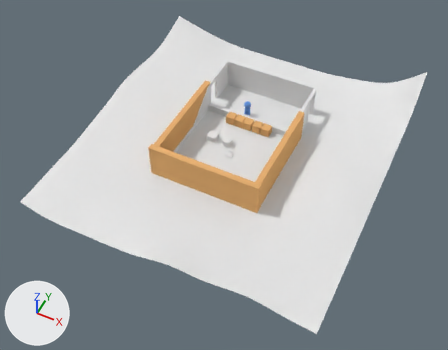
Two versions of the Blender file ld40_moreworse/ld40_moreworse/assets/WORSE_warehouse.blend, one commit apart.
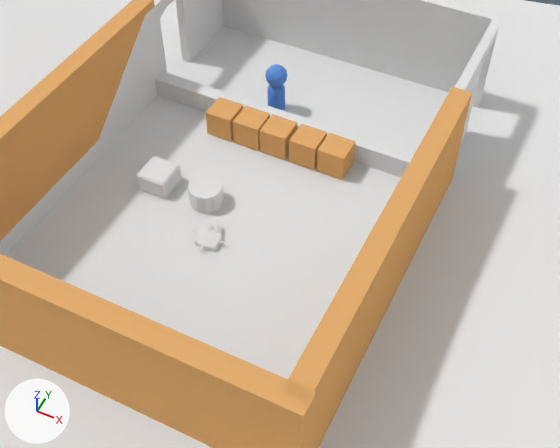
Each version appears first whole from a 50 mm camera at (126.4, -260.8, 303.9) aimed at (3.2, -14.4, -4.1), and next in a close-up from a 50 mm camera at (56.7, -82.4, 115.7) aimed at (9.3, 12.4, -2.8). Every picture has the same lights, and +X, +Y and +Z are marked at lower left.

Objects in the first close-up: 'CRATE_Barrel', 'CRATE_Crate', 'Customer', 'Customer.001', 'Customer.002', 'Customer.003', 'Customer.004', 'ExtGround', 'WH_FloorCounter', 'WH_Walls', '_WallEast', '_WallSouth', '_WallWest', 'robot'.
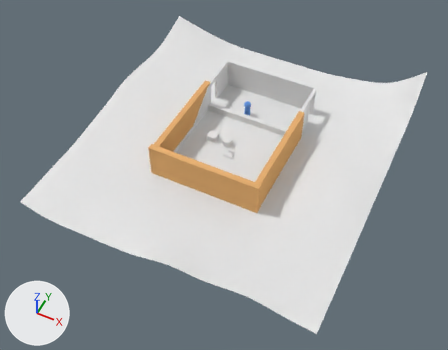
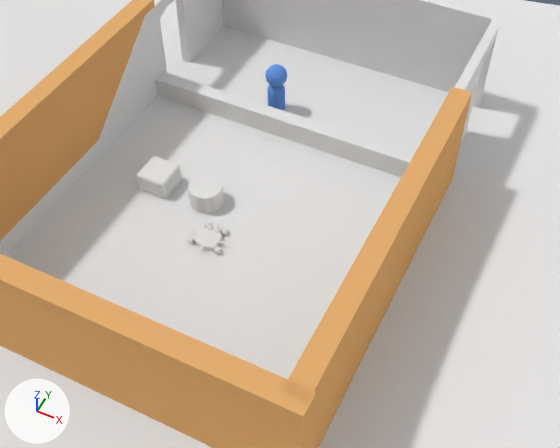
The change, as JSON lines over the scene's bpy script:
```json
{"op": "add", "block": "mat_cursormtl", "code": ["mat_cursormtl = diffuse_material('CursorMtl')", "mat_cursormtl.base_color = (0.8, 0.8, 0.8)  # white #e7e7e7"]}
{"block": "me_cylinder_001", "where": "# used by ob_robot; location = (0.0, 0.0, 0.0)"}
{"op": "remove", "block": "me_cylinder_001", "code": "me_cylinder_001.from_pydata(...)  # 306 vertices, 344 faces; spans x -3.48..3.48, y -3.48..4.3, z -0.08..1.85"}
{"op": "add", "block": "me_cylinder_001", "code": "me_cylinder_001.from_pydata(...)  # 412 vertices, 421 faces; spans x -3.48..3.58, y -3.48..4.3, z -0.11..1.85"}
{"block": "me_cylinder_001", "change": "me_cylinder_001 part 1: a new loose piece of 24 vertices spanning x 2.52..3.58, y -2.49..-1.07, z -0.11..1.31, in mat_mtl_robot (its picture is missing)"}
{"block": "me_cylinder_001", "change": "me_cylinder_001 part 2: a new loose piece of 24 vertices spanning x -3.47..-2.41, y -2.49..-1.07, z -0.11..1.31, in mat_mtl_robot (its picture is missing)"}
{"block": "me_cylinder_001", "change": "me_cylinder_001 part 3: a new loose piece of 24 vertices spanning x 1.39..2.44, y 2.31..3.74, z -0.11..1.31, in mat_mtl_robot (its picture is missing)"}
{"op": "add", "block": "me_cube", "code": ["me_cube = bpy.data.meshes.new('Cube')", "me_cube.from_pydata(...)  # 48 vertices, 32 faces; spans x -2.95..3.52, y -3.57..2.9, z -0.09..0.13", "me_cube.materials.append(mat_cursormtl)  # its picture is missing"]}
{"op": "add", "block": "ob_customer_004", "code": "ob_customer_004.hide_viewport = True"}
{"op": "add", "block": "ob_customer_003", "code": "ob_customer_003.hide_viewport = True"}
{"op": "add", "block": "ob_customer_002", "code": "ob_customer_002.hide_viewport = True"}
{"op": "add", "block": "ob_customer_001", "code": "ob_customer_001.hide_viewport = True"}
{"op": "add", "block": "ob_customer", "code": "ob_customer.hide_viewport = True"}
{"op": "add", "block": "ob_cursor", "code": ["ob_cursor = bpy.data.objects.new('Cursor', me_cube)", "ob_cursor.location = (-1.3, 29.6, 0.0)"]}
```

Changed parts and their boxes (x1, y1, x2, y2) in the close-ups (560 x 448 px):
```json
{"object": "Customer.004", "change": "hidden", "before": [317, 133, 356, 180]}
{"object": "Customer.002", "change": "hidden", "before": [260, 114, 297, 160]}
{"object": "Customer.003", "change": "hidden", "before": [289, 124, 327, 170]}
{"object": "Customer.001", "change": "hidden", "before": [233, 106, 270, 151]}
{"object": "Customer", "change": "hidden", "before": [206, 97, 243, 141]}
{"object": "robot", "change": "reshaped", "before": [193, 223, 225, 252], "after": [188, 221, 229, 255], "on screen": "27% wider, 17% taller"}
{"object": "Cursor", "change": "added", "after": [252, 135, 292, 162]}
{"part": 1, "of": "me_cylinder_001", "change": "added", "after": [214, 246, 222, 255]}
{"part": 2, "of": "me_cylinder_001", "change": "added", "after": [188, 236, 195, 244]}
{"part": 3, "of": "me_cylinder_001", "change": "added", "after": [221, 228, 229, 236]}
```
